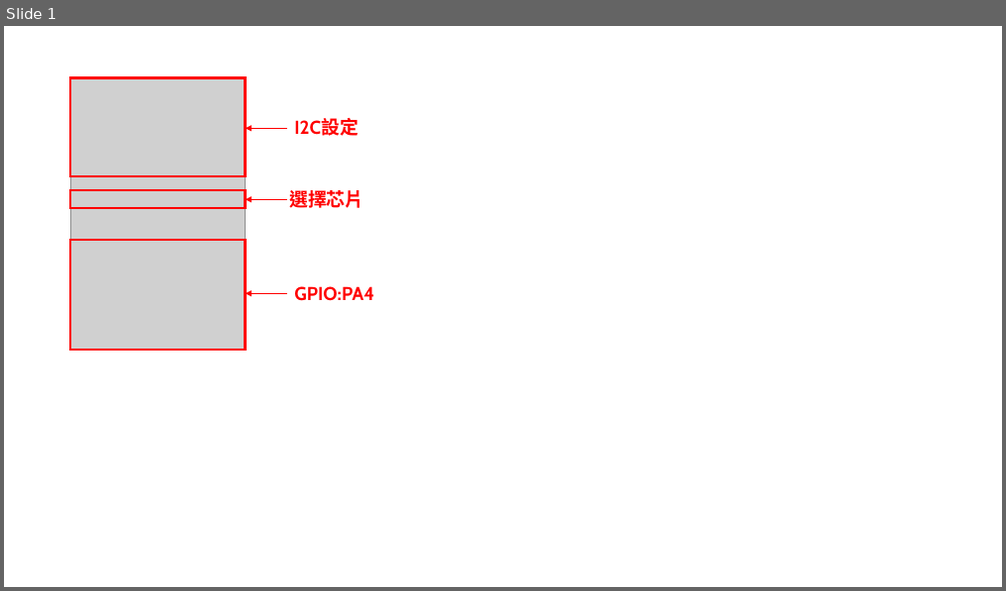
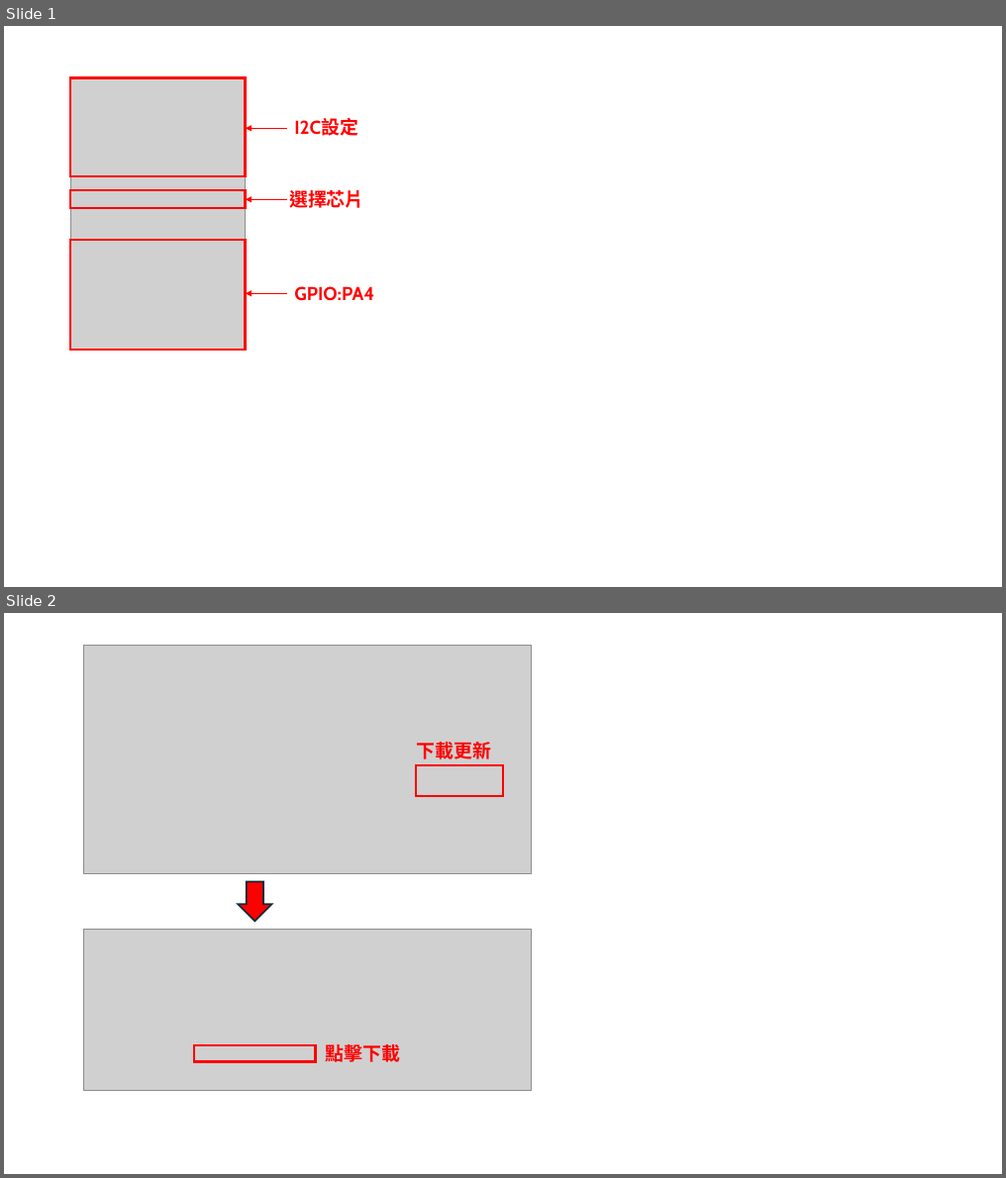
Before and after one commit to billwanggithub/G8XXX, a slide deck: assets/user guide.pptx. Shown one above the other, each under a label of ours: slide 1 before the commit, slides 1 and 2 after it. The pictures are 1006x591 and 1006x1178 pixels, drawn with LibreOffice and Linux fonts; fonts in the diff are those of the drawing; grey boxes stand for pictures. Boxes give left, top, right and bottom in pixels: in the first picture for what was removed or moved away, otherwise in the second. Text is boxed around its words. In the diff, an @@ line names an element or a change of style, - is before the commit and + after.

```diff
--- a/assets/user guide.pptx
+++ b/assets/user guide.pptx
@@ slide 2 added at [4, 613, 1002, 1174], background #FFFFFF @@
@@ picture added at [83, 646, 531, 874] @@
@@ text added at [417, 742, 492, 760], 18 pt, text #FF0000, bold @@
+下載更新
@@ rectangle added at [416, 765, 503, 796], outline #FF0000 2.25 pt @@
@@ down arrow added at [238, 881, 272, 922], fill #FF0000, outline #092A39 1.5 pt @@
@@ picture added at [83, 930, 531, 1091] @@
@@ rectangle added at [194, 1046, 316, 1062], outline #FF0000 2.25 pt @@
@@ text added at [326, 1045, 401, 1062], 18 pt, text #FF0000, bold @@
+點擊下載
```
Also in this commit, not shown: 2 other files.
